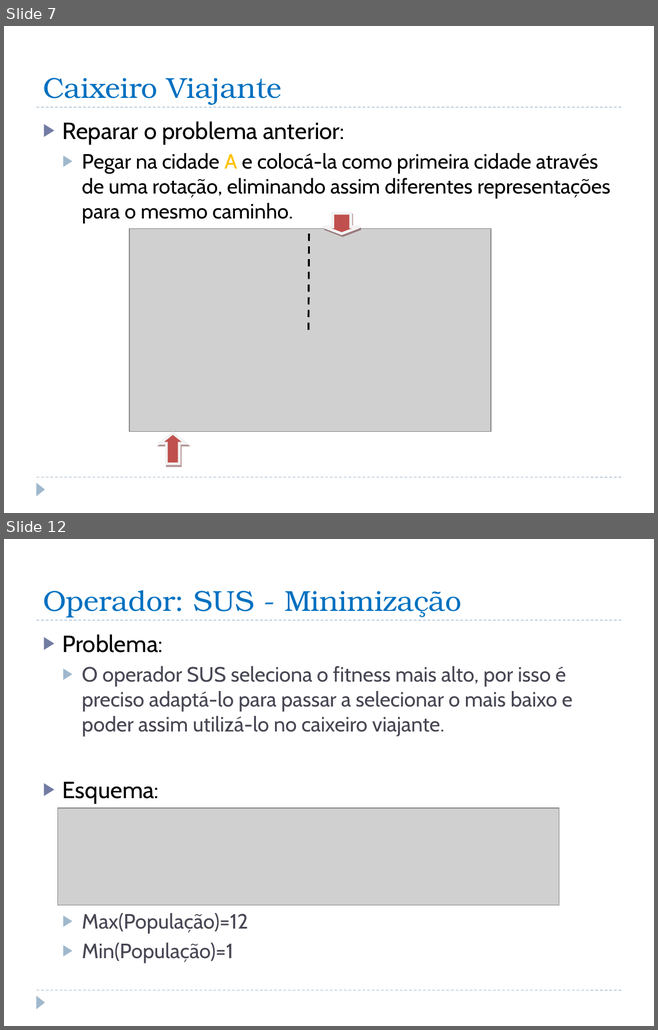
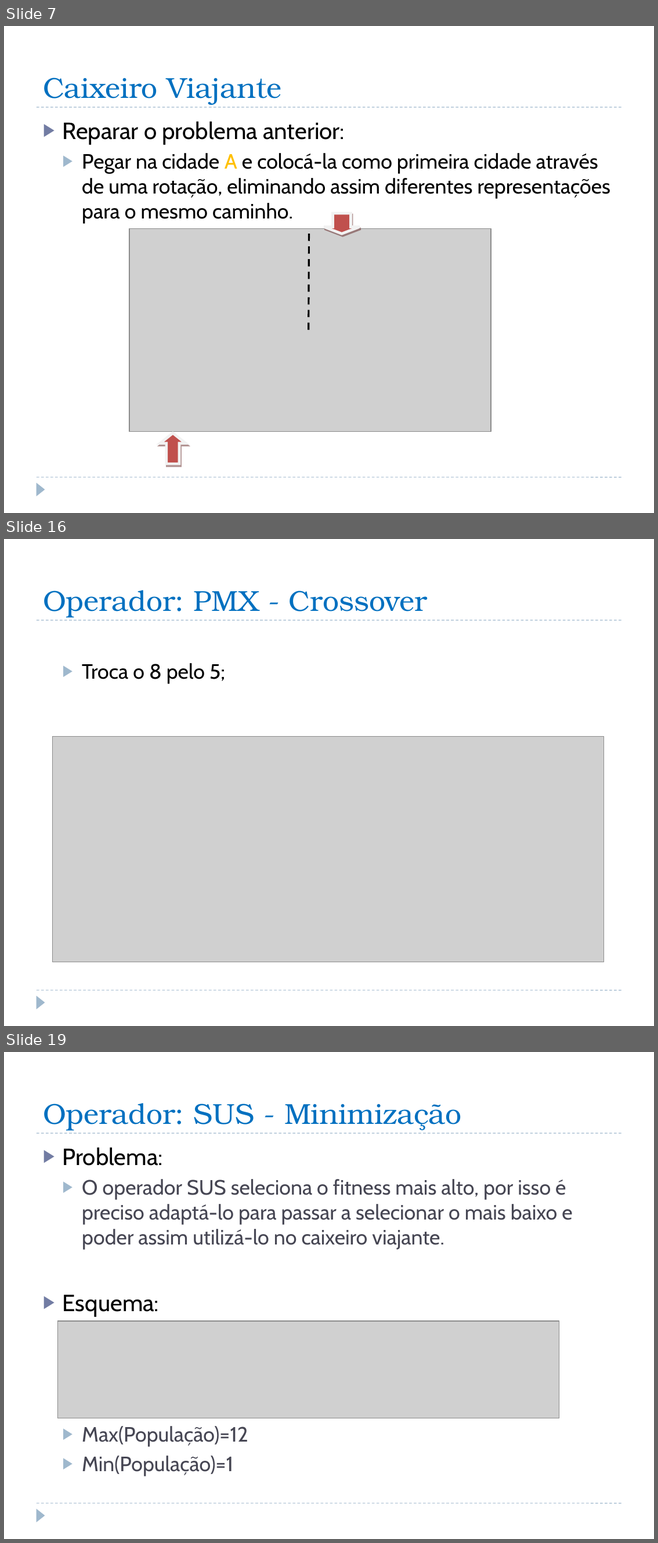
Before and after one commit to iptomar/inovative_11-12, a slide deck: versao03/CaixeiroViajante_apresentacao.pptx. Shown one above the other, each under a label of ours: slides 7 and 12 before the commit, slides 7, 16 and 19 after it; the slides between them are not shown. The pictures are 658x1030 and 658x1543 pixels, drawn with LibreOffice and Linux fonts; fonts in the diff are those of the drawing; grey boxes stand for pictures. Boxes give left, top, right and bottom in pixels: in the first picture for what was removed or moved away, otherwise in the second. Text is boxed around its words. In the diff, an @@ line names an element or a change of style, - is before the commit and + after.

Commit message:
Entrega de Operador PMX e Inversion

```diff
--- a/versao03/CaixeiroViajante_apresentacao.pptx
+++ b/versao03/CaixeiroViajante_apresentacao.pptx
@@ slide 16 added at [4, 539, 654, 1026], background #FFFFFF; not listed: 3 template elements that a slide beside it also shows @@
@@ title added at [43, 590, 427, 618], 32 pt, text #0070C0 @@
+Operador: PMX - Crossover
@@ text added at [82, 663, 225, 683], 23 pt, text #000000 @@
+  ▶ Troca o 8 pelo 5;
@@ picture added at [53, 736, 604, 962] @@
@@ what was slide 12 is now slide 19 @@
```
Also in this commit, not shown: 5 slides changed, 9 other slides added, 10 other files.
